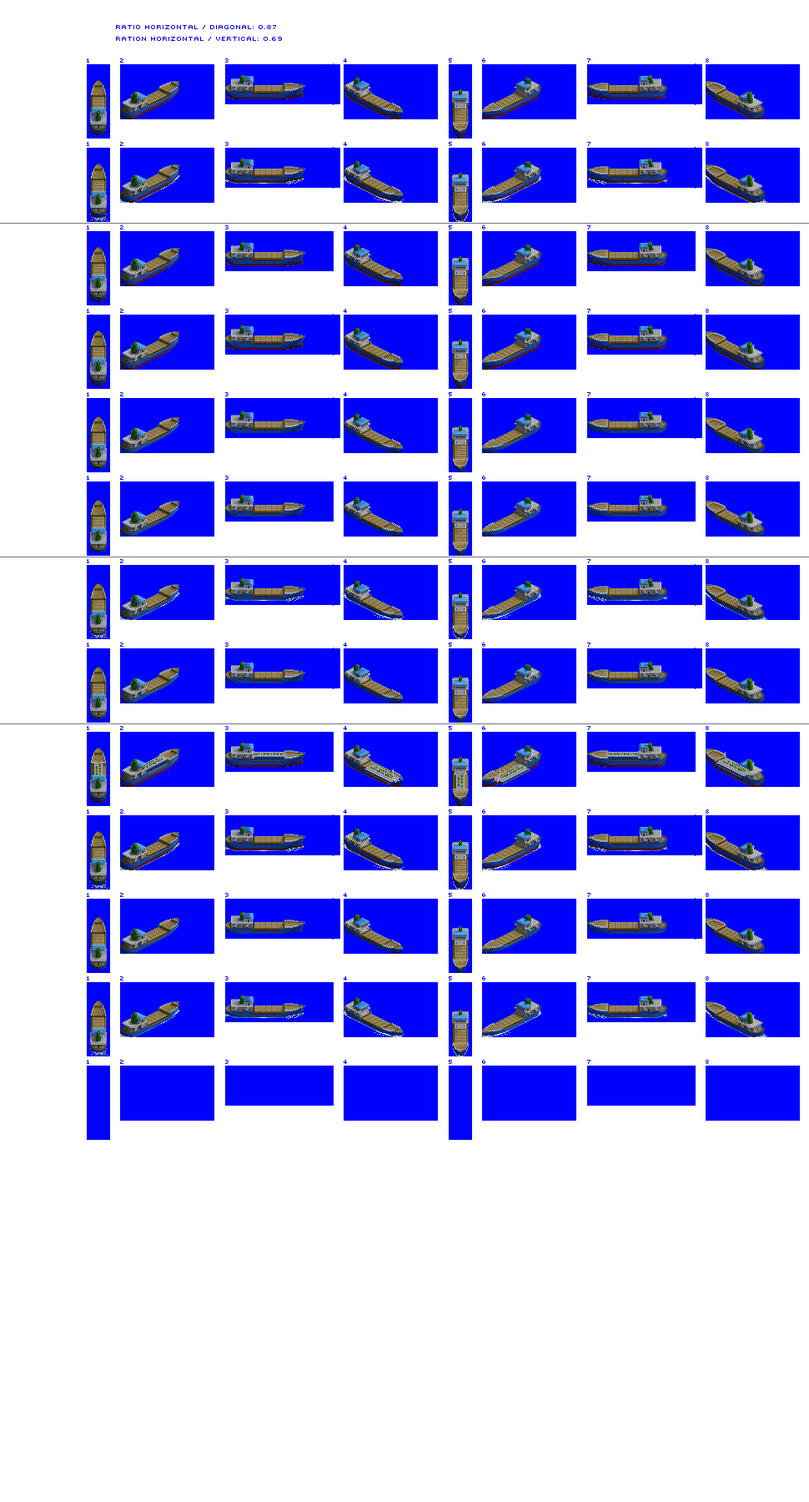
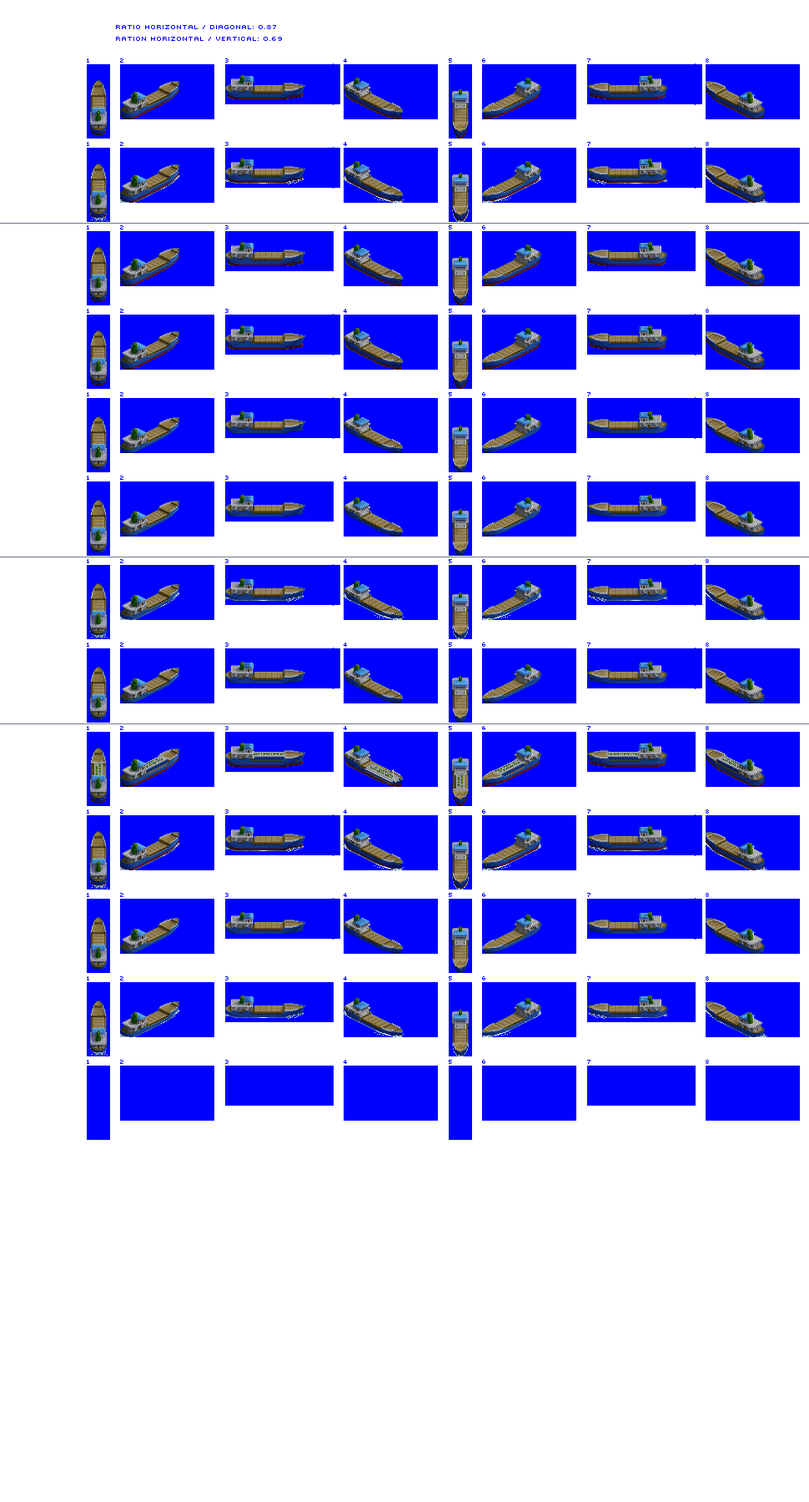
Revision of a layered 809×1502 image; what changed, layer by layer:
painted on "Layer 8" over [493, 751, 751, 785]
